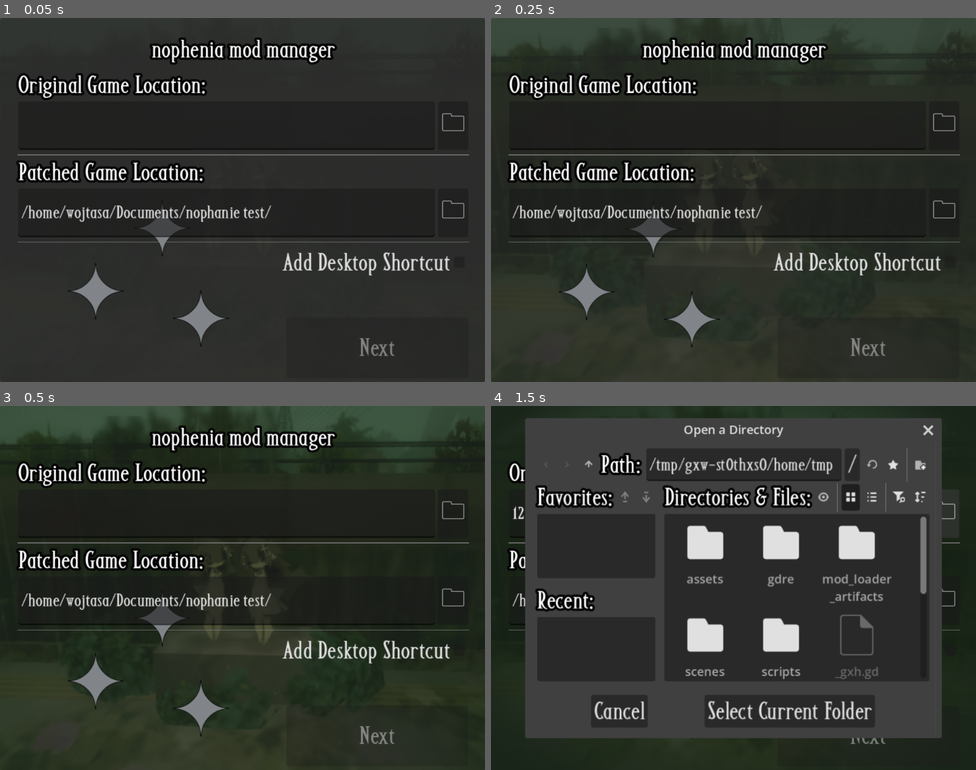
Above: before the commit, frames 1-4 (two rows, left to right).
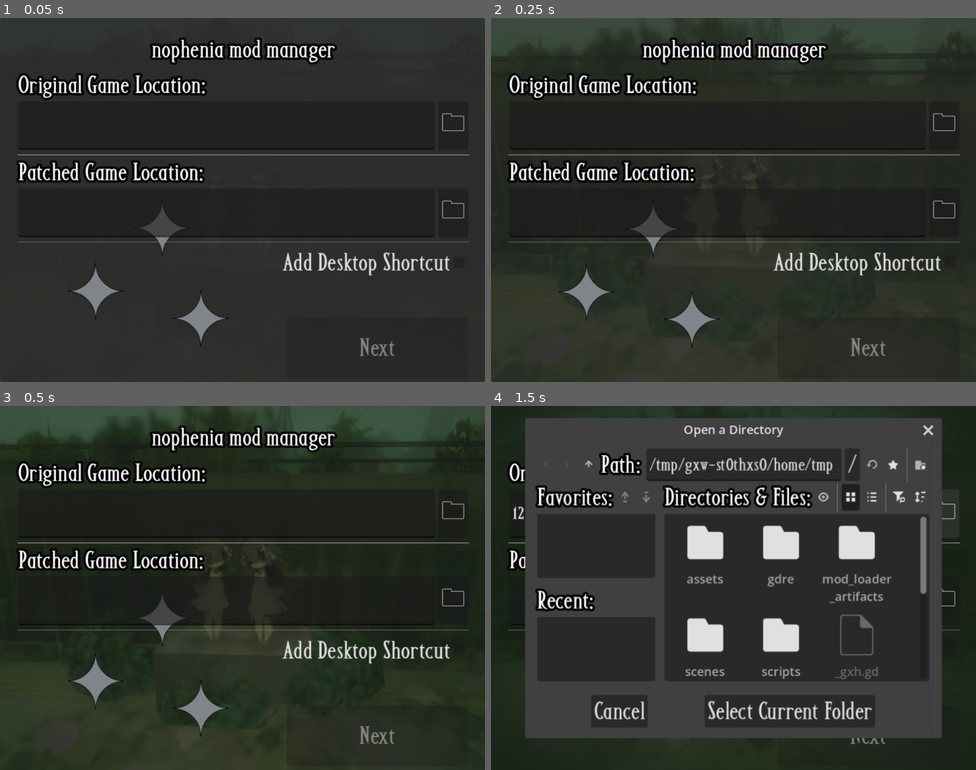
Above: after the commit, the same moments.

Repository: wojtas3422/nophenia-mod-manager
Game: Godot game, scene res://scenes/main_container.tscn
Same seed, same stepped clock (60 frames per second), same inputs: the game is played once before the commit and once after it.
Inputs (mouse positions are in pixels of both pictures, inside the frame that each line leads up to):
- Up to frame 1 (0.05 s): no input
- Up to frame 2 (0.25 s): no input
- Up to frame 3 (0.5 s): no input
- Up to frame 4 (1.5 s): click (718, 515) at 0.52 s; type "12" at 0.6 s; click "🗀" at 1.25 s

The runs differ from the first frame. In frame 1, 0.8% of the frame differs, in the area x 4-56%, y 51-56%; in frame 2, 0.8%; in frame 3, 0.8%; in frame 4, less than 0.1%.

Commit message:
Make stars static

Diff:
--- a/scripts/installer.gd
+++ b/scripts/installer.gd
@@ -116,15 +116,12 @@
 
 func _on_orig_game_line_text_changed(new_text: String) -> void:
 	if _fetch_exec(new_text) != "":
-		star_0.text = _replace_color(star_0.text, "white")
 		valid_orig = true
 	else:
-		star_0.text = _replace_color(star_0.text, "#818589")
 		valid_orig = false
 
 func _on_patched_game_line_text_changed(new_text: String) -> void:
 	if new_text != "" and DirAccess.dir_exists_absolute(new_text):
-		#star_1.text = _replace_color(star_0.text, "white")
 		valid_patched = true
 		if DirAccess.dir_exists_absolute(new_text.path_join("mods")):
 			already_patched = true
@@ -133,7 +130,6 @@
 			already_patched = false
 			%InstallButton.text = "Install"
 	else:
-		#star_1.text = _replace_color(star_0.text, "#818589")
 		valid_patched = false
 
 func _copy_files(from: String, to: String) -> void:
@@ -190,7 +186,6 @@
 		status = OS.execute(exec_path, arguments)
 	if status != 0:
 		OS.alert("Failed to extract", "Patch status")
-		for star in [star_0, star_1, star_2]: star.text = _replace_color(star.text, "#FFB19E")
 		return false
 	DirAccess.rename_absolute(patched_game_line.text.path_join(".godot"), patched_game_line.text.path_join("godot"))
 	return true
@@ -292,7 +287,6 @@
 
 	config.set_value("Settings", "last_patched_path", patched_game_line.text)
 	config.save(config_file_path)
-	star_2.text = "[wave amp=60.0 freq=1 connected=1]✦"
 	install_button.disabled = false
 	%patched_dialog.visible = true
 	%mod_select.visible = false
Not shown, changed: config.ini
Not shown, changed: export_presets.cfg
